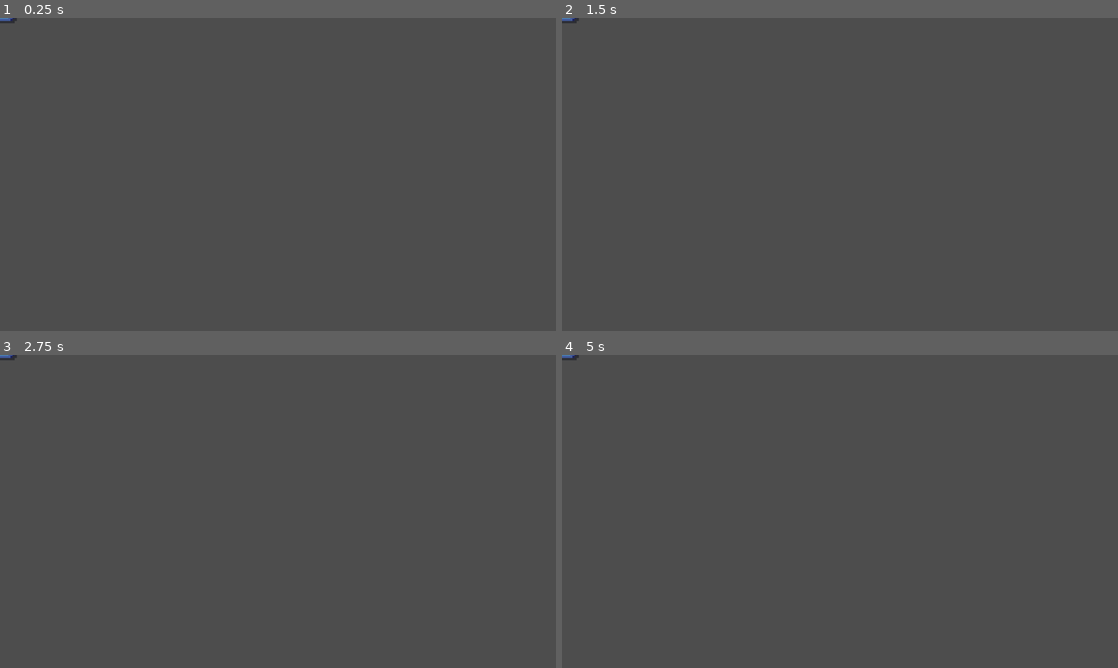
Above: before the commit, frames 1-4 (two rows, left to right).
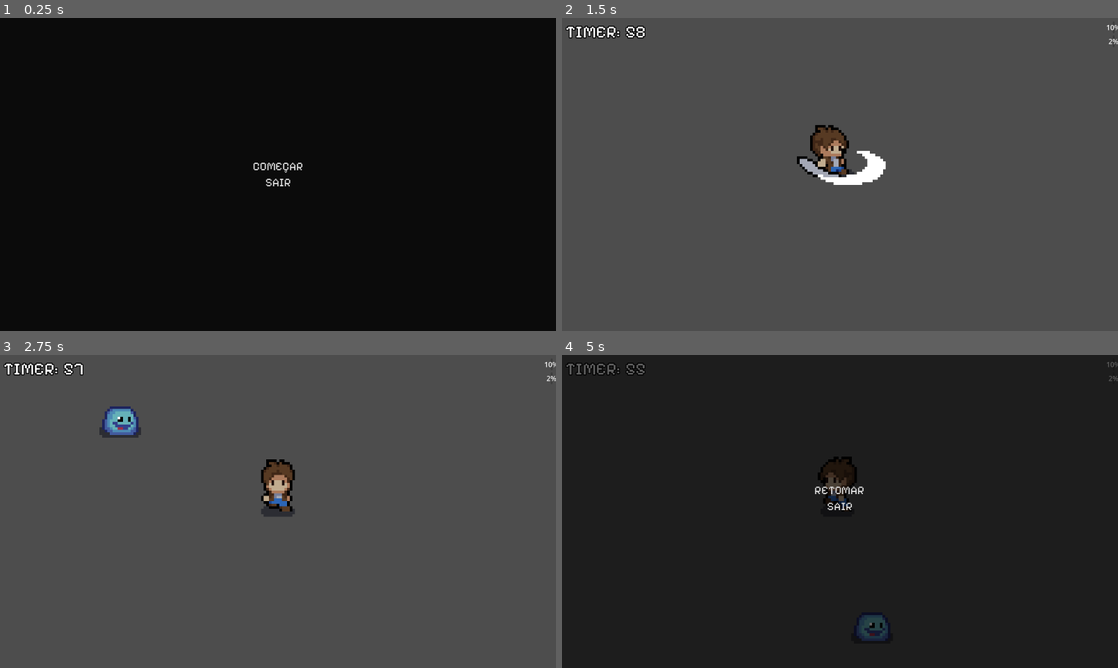
Above: after the commit, the same moments.

Repository: BellaFGS/EscapeMine
Game: Godot game, scene res://telas/tela_inicial.tscn
Two runs of this game, one before a commit and one after it. Both use one fixed random seed, a clock stepped at 60 frames per second and the inputs below. Before the commit the project starts from res://scenes/enemy.tscn. Video files are missing from this copy of the repository; at most half a second of black plays in their place.
Inputs (mouse positions are in pixels of both pictures, inside the frame that each line leads up to):
- Up to frame 1 (0.25 s): no input
- Up to frame 2 (1.5 s): click (840, 165) at 0.5 s, where only the run after the commit has a clickable "COMEÇAR"; move the mouse to (962, 158) at 1.27 s; hold D (right) from 1.28 s (still down); click (962, 158) at 1.35 s
- Up to frame 3 (2.75 s): move the mouse to (166, 527) at 2.02 s; release D (right) at 2.03 s; hold S (down) from 2.03 s (still down); click (166, 527) at 2.1 s
- Up to frame 4 (5 s): move the mouse to (895, 442) at 2.77 s; release S (down) at 2.78 s; hold D (right) 2.78-3.53 s; click (895, 442) at 2.85 s; move the mouse to (812, 574) at 3.52 s; hold Up (up) 3.53-4.28 s; click (812, 574) at 3.6 s; move the mouse to (1006, 558) at 4.27 s; hold A (left) from 4.28 s (still down); click (1006, 558) at 4.35 s; tap Escape (ui_cancel) at 4.9 s

The runs differ from the first frame. In frame 1, 100% of the frame differs, in the area x 0-100%, y 0-100%; in frame 2, 2.1%; in frame 3, 2.0%; in frame 4, 100%.

Commit message:
Quase finalizado

Diff:
--- a/escape-mine/project.godot
+++ b/escape-mine/project.godot
@@ -11,7 +11,7 @@
 [application]
 
 config/name="EscapeMine"
-run/main_scene="uid://c2nuq8dccxc0i"
+run/main_scene="uid://dksbfkgy1rgxf"
 config/features=PackedStringArray("4.6", "GL Compatibility")
 config/icon="res://icon.svg"
 
--- a/escape-mine/scenes/enemy.tscn
+++ b/escape-mine/scenes/enemy.tscn
@@ -30,7 +30,7 @@
 size = Vector2(10.700001, 8.900002)
 
 [node name="Enemy" type="CharacterBody2D" unique_id=672706225 groups=["enemy"]]
-scale = Vector2(5, 5)
+scale = Vector2(2, 2)
 collision_layer = 2
 collision_mask = 11
 script = ExtResource("1_7p1mj")
--- a/escape-mine/scenes/items/item_chave.tscn
+++ b/escape-mine/scenes/items/item_chave.tscn
@@ -1,18 +1,22 @@
 [gd_scene format=3 uid="uid://cixpcdgmomouj"]
 
 [ext_resource type="Script" uid="uid://1lswx0fjmkeq" path="res://scripts/Item_chave.gd" id="1_wqqx3"]
-[ext_resource type="Texture2D" uid="uid://brgpwigy4mi8b" path="res://sprites/objects/items/BluePotion.png" id="2_gk4im"]
 
-[sub_resource type="CircleShape2D" id="CircleShape2D_0dynu"]
-radius = 26.305893
+[sub_resource type="CanvasTexture" id="CanvasTexture_wqqx3"]
+
+[sub_resource type="RectangleShape2D" id="RectangleShape2D_gk4im"]
+size = Vector2(32, 32)
 
 [node name="ItemChave" type="Area2D" unique_id=82965891]
 collision_layer = 4
 script = ExtResource("1_wqqx3")
 
 [node name="texture" type="Sprite2D" parent="." unique_id=1036862829]
-texture = ExtResource("2_gk4im")
+self_modulate = Color(1, 0.7411765, 0, 1)
+scale = Vector2(33, 33)
+texture = SubResource("CanvasTexture_wqqx3")
 
 [node name="Collision" type="CollisionShape2D" parent="." unique_id=2129788443]
-position = Vector2(0, 11)
-shape = SubResource("CircleShape2D_0dynu")
+shape = SubResource("RectangleShape2D_gk4im")
+
+[connection signal="body_entered" from="." to="." method="_on_body_entered"]
--- a/escape-mine/scenes/items/item_forca.tscn
+++ b/escape-mine/scenes/items/item_forca.tscn
@@ -1,18 +1,22 @@
 [gd_scene format=3 uid="uid://b5kbin4hkstve"]
 
 [ext_resource type="Script" uid="uid://5qrevpocg8ps" path="res://scripts/Item_forca.gd" id="1_4itk4"]
-[ext_resource type="Texture2D" uid="uid://brgpwigy4mi8b" path="res://sprites/objects/items/BluePotion.png" id="2_pmmu3"]
 
-[sub_resource type="CircleShape2D" id="CircleShape2D_x0h8x"]
-radius = 28.284271
+[sub_resource type="CanvasTexture" id="CanvasTexture_4itk4"]
+
+[sub_resource type="RectangleShape2D" id="RectangleShape2D_pmmu3"]
+size = Vector2(32, 32)
 
 [node name="ItemForca" type="Area2D" unique_id=589116336]
 collision_layer = 4
 script = ExtResource("1_4itk4")
 
 [node name="texture" type="Sprite2D" parent="." unique_id=958898594]
-texture = ExtResource("2_pmmu3")
+self_modulate = Color(0.34117648, 1, 0.35686275, 1)
+scale = Vector2(33, 33)
+texture = SubResource("CanvasTexture_4itk4")
 
 [node name="Collision" type="CollisionShape2D" parent="." unique_id=1082423822]
-position = Vector2(-1, 10)
-shape = SubResource("CircleShape2D_x0h8x")
+shape = SubResource("RectangleShape2D_pmmu3")
+
+[connection signal="body_entered" from="." to="." method="_on_body_entered"]
--- a/escape-mine/scenes/items/item_vida.tscn
+++ b/escape-mine/scenes/items/item_vida.tscn
@@ -1,10 +1,11 @@
 [gd_scene format=3 uid="uid://sp8t4kril18c"]
 
 [ext_resource type="Script" uid="uid://befydv8r813h" path="res://scripts/Item_vida.gd" id="1_88nf6"]
-[ext_resource type="Texture2D" uid="uid://brgpwigy4mi8b" path="res://sprites/objects/items/BluePotion.png" id="2_f5v1c"]
 
-[sub_resource type="CircleShape2D" id="CircleShape2D_mur4f"]
-radius = 27.018513
+[sub_resource type="CanvasTexture" id="CanvasTexture_88nf6"]
+
+[sub_resource type="RectangleShape2D" id="RectangleShape2D_f5v1c"]
+size = Vector2(32, 32)
 
 [node name="ItemVida" type="Area2D" unique_id=1489750621]
 collision_layer = 4
@@ -12,8 +13,11 @@
 script = ExtResource("1_88nf6")
 
 [node name="texture" type="Sprite2D" parent="." unique_id=894297007]
-texture = ExtResource("2_f5v1c")
+self_modulate = Color(0.9169316, 0.022548558, 3.85046e-07, 1)
+scale = Vector2(33, 33)
+texture = SubResource("CanvasTexture_88nf6")
 
 [node name="Collision" type="CollisionShape2D" parent="." unique_id=254977842]
-position = Vector2(0, 10)
-shape = SubResource("CircleShape2D_mur4f")
+shape = SubResource("RectangleShape2D_f5v1c")
+
+[connection signal="body_entered" from="." to="." method="_on_body_entered"]
--- a/escape-mine/scenes/main.tscn
+++ b/escape-mine/scenes/main.tscn
@@ -1,17 +1,20 @@
 [gd_scene format=3 uid="uid://dqmtqk8rhl5d3"]
 
 [ext_resource type="PackedScene" uid="uid://bv5252sg3b7gi" path="res://scenes/player.tscn" id="1_0wfyh"]
-[ext_resource type="PackedScene" uid="uid://b5kbin4hkstve" path="res://scenes/items/item_forca.tscn" id="2_0wfyh"]
+[ext_resource type="PackedScene" uid="uid://d3lxxw82qo3oy" path="res://scenes/enemy_spawner.tscn" id="1_tbgi4"]
 [ext_resource type="PackedScene" uid="uid://754k33pvudct" path="res://telas/tela_pause.tscn" id="3_sugp2"]
+[ext_resource type="PackedScene" uid="uid://bxshgsx3lpexj" path="res://telas/hud.tscn" id="4_jyhfs"]
 
 [node name="Main" type="Node2D" unique_id=224908309]
 
-[node name="ItemForca" parent="." unique_id=589116336 instance=ExtResource("2_0wfyh")]
-position = Vector2(595, 315)
-
 [node name="player" parent="." unique_id=2066799720 instance=ExtResource("1_0wfyh")]
 position = Vector2(248.99998, 207.99998)
-scale = Vector2(5, 5)
+scale = Vector2(2, 2)
 collision_mask = 12
 
+[node name="hud" parent="." unique_id=1794209725 instance=ExtResource("4_jyhfs")]
+
 [node name="Tela_Pause" parent="." unique_id=1788756212 instance=ExtResource("3_sugp2")]
+
+[node name="EnemySpawner" parent="." unique_id=346873360 instance=ExtResource("1_tbgi4")]
+position = Vector2(167, 512)
--- a/escape-mine/scenes/player.tscn
+++ b/escape-mine/scenes/player.tscn
@@ -1468,7 +1468,7 @@
 }
 
 [sub_resource type="RectangleShape2D" id="RectangleShape2D_dqkch"]
-size = Vector2(9, 1.25)
+size = Vector2(9, 14.05)
 
 [sub_resource type="RectangleShape2D" id="RectangleShape2D_ur7pv"]
 size = Vector2(17, 25)
@@ -1501,7 +1501,7 @@
 libraries/ = SubResource("AnimationLibrary_smehm")
 
 [node name="Collision" type="CollisionShape2D" parent="." unique_id=762796330]
-position = Vector2(0, -0.575)
+position = Vector2(0, -6.975)
 shape = SubResource("RectangleShape2D_dqkch")
 
 [node name="hitBox" type="Area2D" parent="." unique_id=946173995]
@@ -1522,5 +1522,8 @@
 shape = SubResource("RectangleShape2D_g2els")
 debug_color = Color(1, 0, 0.105882354, 0.2627451)
 
+[node name="Camera2D" type="Camera2D" parent="." unique_id=768081014]
+zoom = Vector2(3, 3)
+
 [connection signal="animation_finished" from="Animator" to="." method="_on_animator_animation_finished"]
 [connection signal="body_entered" from="hurtBox" to="." method="_on_hurt_box_body_entered"]
--- a/escape-mine/scripts/Character.gd
+++ b/escape-mine/scripts/Character.gd
@@ -3,9 +3,9 @@
 @onready var anim = get_node_or_null("Animator")
 @onready var texture = get_node_or_null("Texture")
 
-var vida = 100
-var dano = 10
-var speed = 100
+@export var speed = 100
+@export var vida = 10
+@export var dano = 1
 
 var ultima_direcao = "down"
 var esta_morto = false
@@ -74,6 +74,7 @@
 		return
 
 	vida -= valor
+	emit_signal("vida_alterada", vida)
 
 	tomando_dano = true
 
--- a/escape-mine/scripts/EnemySpawner.gd
+++ b/escape-mine/scripts/EnemySpawner.gd
@@ -1,8 +1,7 @@
 extends Node2D
 
-@export var enemy_scene: PackedScene
-@export var intervalo = 5.0
-
+var enemy_scene: PackedScene
+var intervalo = 5.0
 var timer = 0
 
 func _process(delta):
--- a/escape-mine/scripts/GameManager.gd
+++ b/escape-mine/scripts/GameManager.gd
@@ -1,18 +1,24 @@
 extends Node
 
-@export var tempo_restante = 60
-@export var dificuldade = 1
-@export var player_tem_chave = false
-@export var estado = "RUNNING"
+signal tempo_alterado(valor)
+
+var tempo_restante = 60
+var dificuldade = 1
+var player_tem_chave = false
+var estado = "RUNNING"
 
 func _process(delta):
 	if estado != "RUNNING":
 		return
 
 	tempo_restante -= delta
+	emit_signal("tempo_alterado", tempo_restante)
 
 	if tempo_restante <= 0:
 		aumentar_dificuldade()
+
+	if player_tem_chave == true:
+		finalizar_jogo("WIN")
 
 func aumentar_dificuldade():
 	dificuldade += 1
--- a/escape-mine/scripts/Item.gd
+++ b/escape-mine/scripts/Item.gd
@@ -4,5 +4,6 @@
 	pass
 
 func _on_body_entered(body):
+	print("colidiu com:", body)
 	if body.has_method("pegar_item"):
 		body.pegar_item(self)
--- a/escape-mine/scripts/Item_chave.gd
+++ b/escape-mine/scripts/Item_chave.gd
@@ -2,3 +2,4 @@
 
 func aplicar(player):
 	GameManager.player_tem_chave = true
+	print("Player pegou a chave")
--- /dev/null
+++ b/escape-mine/scripts/hud_manager.gd
@@ -0,0 +1,26 @@
+extends Control
+
+@onready var barra_vida = $container/barras_player/VBoxContainer/BarraVida
+@onready var barra_dano = $container/barras_player/VBoxContainer/BarraDano
+@onready var text_timer = $container/contador_container/text_contador
+
+func _ready():
+	var player = get_tree().get_first_node_in_group("player")
+
+	player.vida_alterada.connect(atualizar_vida)
+	player.dano_alterado.connect(atualizar_dano)
+	GameManager.tempo_alterado.connect(atualizar_tempo)
+
+	atualizar_vida(player.vida)
+	atualizar_dano(player.dano)
+	atualizar_tempo(GameManager.tempo_restante)
+
+
+func atualizar_vida(valor):
+	barra_vida.value = valor
+
+func atualizar_dano(valor):
+	barra_dano.value = valor
+
+func atualizar_tempo(valor):
+	text_timer.text = str(int(valor))
--- /dev/null
+++ b/escape-mine/scripts/intro_video.gd
@@ -0,0 +1,5 @@
+extends Node2D
+
+
+func _on_video_stream_player_finished() -> void:
+	get_tree().change_scene_to_file("res://scenes/main.tscn")
--- a/escape-mine/scripts/player.gd
+++ b/escape-mine/scripts/player.gd
@@ -1,7 +1,12 @@
 extends "res://scripts/Character.gd"
+
+signal vida_alterada(valor)
+signal dano_alterado(valor)
 
 func _ready():
 	speed = 300
+	vida = 10
+	dano = 1
 
 
 func _physics_process(delta):
@@ -19,6 +24,8 @@
 
 func pegar_item(item):
 	item.aplicar(self)
+	emit_signal("vida_alterada", vida)
+	emit_signal("dano_alterado", dano)
 	item.queue_free()
 
 
--- a/escape-mine/scripts/tela_inicial.gd
+++ b/escape-mine/scripts/tela_inicial.gd
@@ -8,7 +8,7 @@
 func _on_btn_comecar_pressed() -> void:
 	# Troca para a cena principal do jogo
 	# Ajuste o caminho para a cena correta do seu jogo
-	get_tree().change_scene("res://cenas/world_one.tscn")
+	get_tree().change_scene_to_file("res://telas/intro_video.tscn")
 
 # Botão SAIR
 func _on_btn_sair_pressed() -> void:
--- a/escape-mine/scripts/tela_vitoria.gd
+++ b/escape-mine/scripts/tela_vitoria.gd
@@ -8,8 +8,7 @@
 func _on_btn_sair_pressed() -> void:
 	get_tree().quit()
 
-# Botão REINICIAR
-func _on_btn_reiniciar_pressed() -> void:
-	# Reinicia a cena principal do jogo sem voltar para a tela inicial
+
+func _on_btn_retomar_pressed() -> void:
 	get_tree().paused = false
 	get_tree().reload_current_scene()
--- /dev/null
+++ b/escape-mine/telas/hud.tscn
@@ -0,0 +1,70 @@
+[gd_scene format=3 uid="uid://bxshgsx3lpexj"]
+
+[ext_resource type="Script" uid="uid://cg7mvalaq3yci" path="res://scripts/hud_manager.gd" id="1_x568p"]
+[ext_resource type="FontFile" uid="uid://cbi0bu6cyx80o" path="res://telas/Temas/PixelifySans-VariableFont_wght.ttf" id="2_ho806"]
+
+[node name="hud" type="CanvasLayer" unique_id=1794209725]
+
+[node name="control" type="Control" parent="." unique_id=826050976]
+layout_mode = 3
+anchors_preset = 15
+anchor_right = 1.0
+anchor_bottom = 1.0
+grow_horizontal = 2
+grow_vertical = 2
+script = ExtResource("1_x568p")
+
+[node name="container" type="MarginContainer" parent="control" unique_id=116192819]
+layout_mode = 1
+anchors_preset = 15
+anchor_right = 1.0
+anchor_bottom = 1.0
+grow_horizontal = 2
+grow_vertical = 2
+theme_override_constants/margin_left = 8
+theme_override_constants/margin_top = 8
+theme_override_constants/margin_right = 8
+theme_override_constants/margin_bottom = 8
+
+[node name="contador_container" type="HBoxContainer" parent="control/container" unique_id=1790114569]
+layout_mode = 2
+size_flags_horizontal = 0
+size_flags_vertical = 0
+
+[node name="text_timer" type="Label" parent="control/container/contador_container" unique_id=84640444]
+layout_mode = 2
+size_flags_horizontal = 4
+theme_override_colors/font_outline_color = Color(0, 0, 0, 1)
+theme_override_constants/shadow_offset_x = 2
+theme_override_constants/outline_size = 8
+theme_override_fonts/font = ExtResource("2_ho806")
+theme_override_font_sizes/font_size = 40
+text = "TIMER: "
+
+[node name="text_contador" type="Label" parent="control/container/contador_container" unique_id=1257480403]
+layout_mode = 2
+size_flags_horizontal = 4
+theme_override_colors/font_outline_color = Color(0, 0, 0, 1)
+theme_override_constants/shadow_offset_x = 2
+theme_override_constants/outline_size = 8
+theme_override_fonts/font = ExtResource("2_ho806")
+theme_override_font_sizes/font_size = 40
+text = "00"
+
+[node name="barras_player" type="HBoxContainer" parent="control/container" unique_id=1191471798]
+layout_mode = 2
+size_flags_horizontal = 8
+size_flags_vertical = 0
+
+[node name="VBoxContainer" type="VBoxContainer" parent="control/container/barras_player" unique_id=981313194]
+layout_mode = 2
+size_flags_horizontal = 8
+theme_override_constants/separation = 5
+
+[node name="BarraVida" type="ProgressBar" parent="control/container/barras_player/VBoxContainer" unique_id=1938656970]
+layout_mode = 2
+value = 100.0
+
+[node name="BarraDano" type="ProgressBar" parent="control/container/barras_player/VBoxContainer" unique_id=1445899704]
+layout_mode = 2
+max_value = 50.0
--- /dev/null
+++ b/escape-mine/telas/intro_video.tscn
@@ -0,0 +1,26 @@
+[gd_scene format=3 uid="uid://25f6msodd5sj"]
+
+[ext_resource type="Script" uid="uid://c3v5uia4tqhir" path="res://scripts/intro_video.gd" id="1_dm6qt"]
+[ext_resource type="VideoStream" uid="uid://cng6is4inelgg" path="res://telas/video/escapeMineIntro.ogv" id="1_io162"]
+
+[node name="IntroVideo" type="Node2D" unique_id=1821177310]
+script = ExtResource("1_dm6qt")
+
+[node name="Control" type="Control" parent="." unique_id=900865623]
+layout_mode = 3
+anchors_preset = 15
+anchor_right = 1.0
+anchor_bottom = 1.0
+grow_horizontal = 2
+grow_vertical = 2
+
+[node name="VideoStreamPlayer" type="VideoStreamPlayer" parent="Control" unique_id=1188256996]
+layout_mode = 0
+offset_top = -3.0
+offset_right = 1279.0
+offset_bottom = 719.0
+stream = ExtResource("1_io162")
+autoplay = true
+expand = true
+
+[connection signal="finished" from="Control/VideoStreamPlayer" to="." method="_on_video_stream_player_finished"]
--- a/escape-mine/telas/tela_inicial.tscn
+++ b/escape-mine/telas/tela_inicial.tscn
@@ -12,7 +12,7 @@
 anchor_bottom = 1.0
 grow_horizontal = 2
 grow_vertical = 2
-color = Color(0, 0, 0, 0.12941177)
+color = Color(0, 0, 0, 0.85490197)
 
 [node name="Menu" type="VBoxContainer" parent="." unique_id=99307723]
 anchors_preset = 14
@@ -24,7 +24,7 @@
 grow_horizontal = 2
 grow_vertical = 2
 
-[node name="btn_retomar" type="Button" parent="Menu" unique_id=1757579034]
+[node name="btn_comecar" type="Button" parent="Menu" unique_id=1757579034]
 layout_mode = 2
 theme = ExtResource("1_xs8lk")
 text = "COMEÇAR"
@@ -34,5 +34,5 @@
 theme = ExtResource("1_xs8lk")
 text = "SAIR"
 
-[connection signal="pressed" from="Menu/btn_retomar" to="." method="_on_btn_retomar_pressed"]
+[connection signal="pressed" from="Menu/btn_comecar" to="." method="_on_btn_comecar_pressed"]
 [connection signal="pressed" from="Menu/btn_sair" to="." method="_on_btn_sair_pressed"]
--- a/escape-mine/telas/tela_morte.tscn
+++ b/escape-mine/telas/tela_morte.tscn
@@ -38,6 +38,7 @@
 text = "VOCÊ MORREU!"
 
 [node name="btn_retomar" type="Button" parent="Menu" unique_id=1757579034]
+visible = false
 layout_mode = 2
 theme = ExtResource("2_hsgcq")
 text = "REINICIAR"
--- a/escape-mine/telas/tela_pause.tscn
+++ b/escape-mine/telas/tela_pause.tscn
@@ -13,7 +13,7 @@
 anchor_bottom = 1.0
 grow_horizontal = 2
 grow_vertical = 2
-color = Color(0, 0, 0, 0.12941177)
+color = Color(0, 0, 0, 0.61960787)
 
 [node name="Menu" type="VBoxContainer" parent="." unique_id=99307723]
 anchors_preset = 14
--- a/escape-mine/telas/tela_vitoria.tscn
+++ b/escape-mine/telas/tela_vitoria.tscn
@@ -14,7 +14,7 @@
 anchor_bottom = 1.0
 grow_horizontal = 2
 grow_vertical = 2
-color = Color(0.18431373, 0.8, 0.35686275, 0.5568628)
+color = Color(0.10596786, 0.4521457, 0.19674501, 1)
 
 [node name="Menu" type="VBoxContainer" parent="." unique_id=99307723]
 anchors_preset = 14
@@ -35,6 +35,7 @@
 text = "Parabéns, você conseguiu escapar da caverna e prometeu a si mesmo pedir um aumento"
 
 [node name="btn_retomar" type="Button" parent="Menu" unique_id=1757579034]
+visible = false
 layout_mode = 2
 theme = ExtResource("2_by7js")
 text = "RETOMAR"
Not shown, added: escape-mine/scripts/hud_manager.gd.uid
Not shown, added: escape-mine/scripts/intro_video.gd.uid
Not shown, added: escape-mine/telas/video/escapeMineIntro.ogv.uid
Not shown, added: escape-mine/telas/video/escapeMineIntro.ogv
